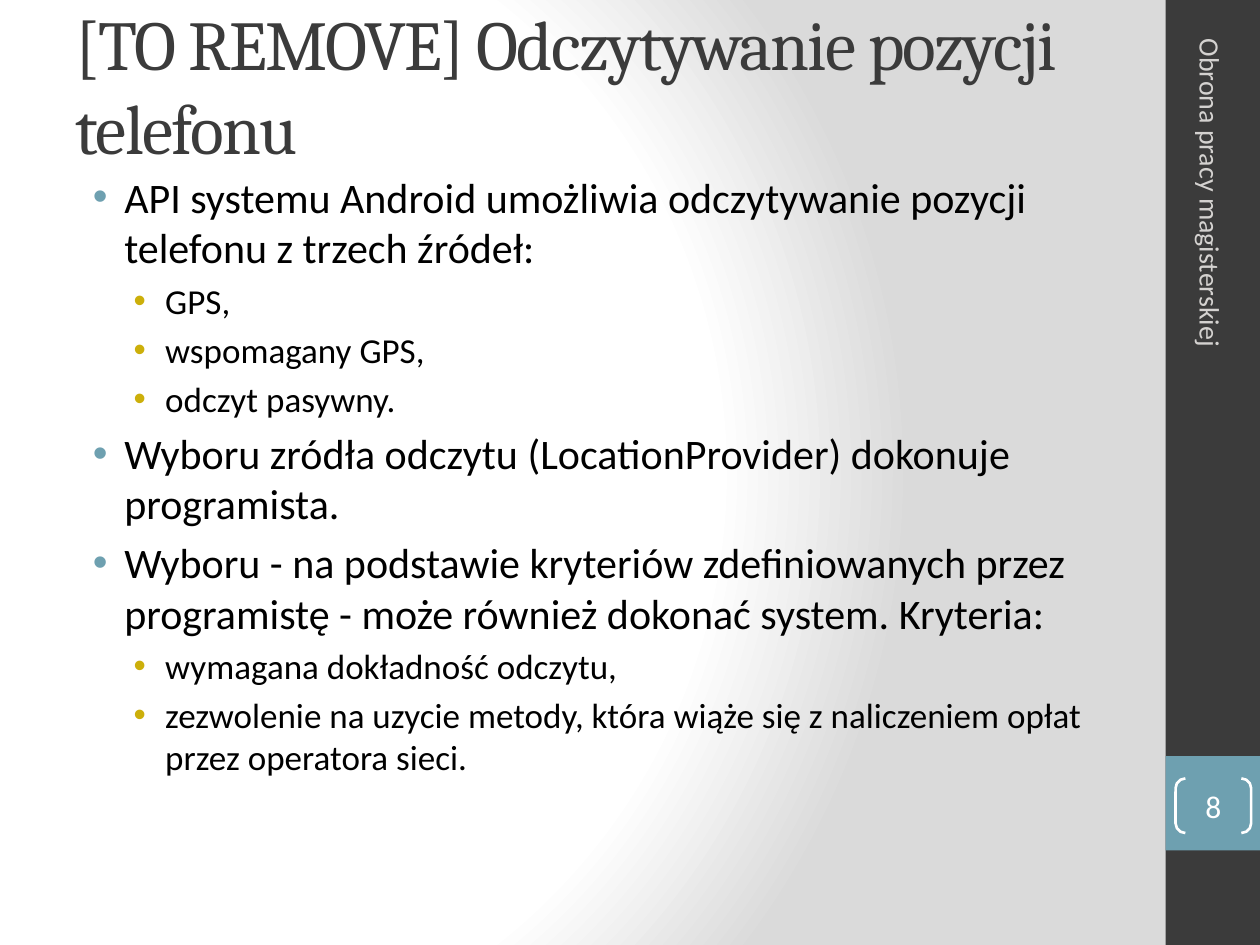
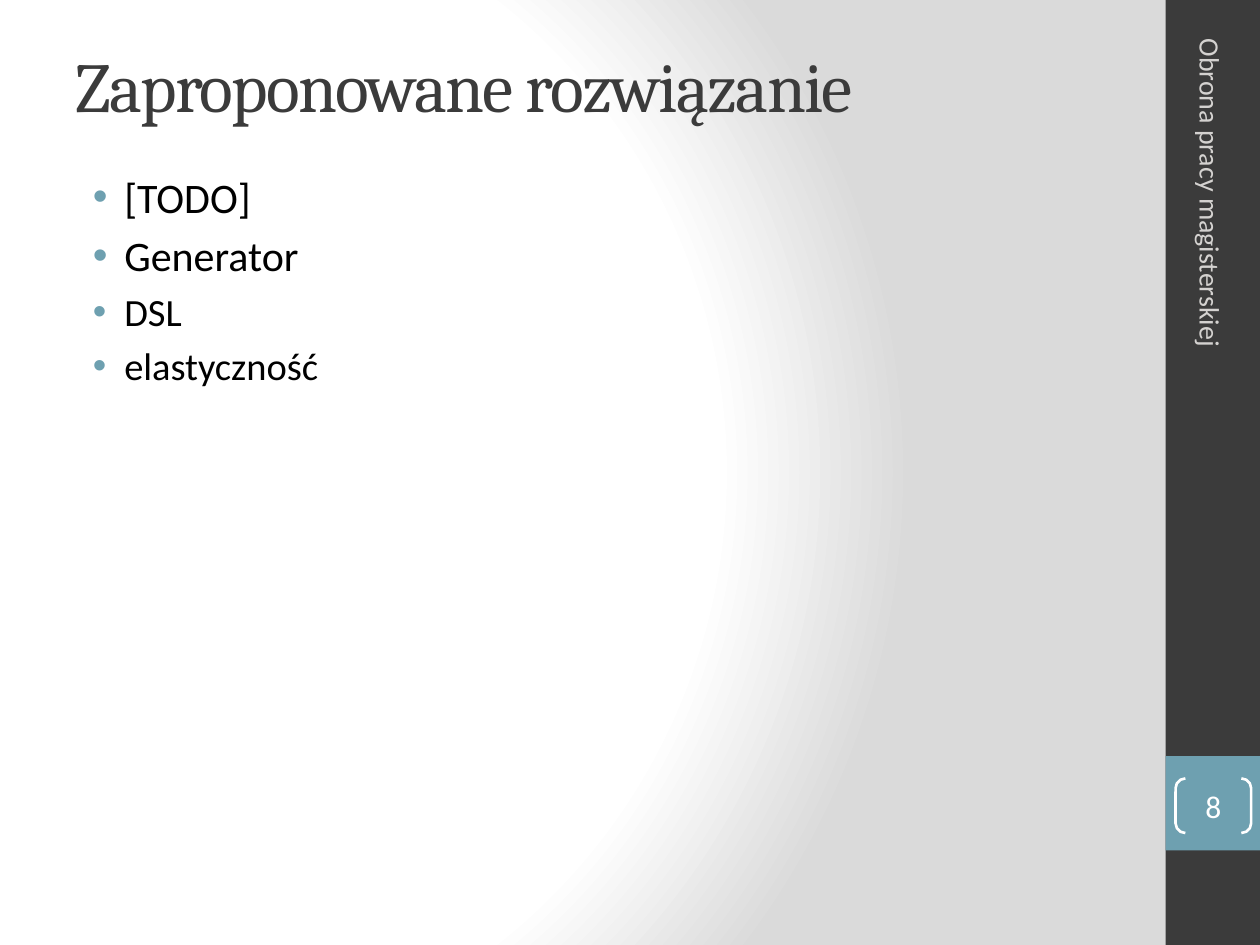
Before and after one commit to manisero/MasterThesis, a slide deck: slide 8 of thesis/presentation/presentation.pptx. Drawn at 1260x945 pixels with LibreOffice and Linux fonts; fonts in the diff are those of the drawing. Boxes give left, top, right and bottom in pixels: in the first picture for what was removed or moved away, otherwise in the second. Text is boxed around its words. In the diff, an @@ line names an element or a change of style, - is before the commit and + after.

Commit message:
Presentation

```diff
--- a/thesis/presentation/presentation.pptx
+++ b/thesis/presentation/presentation.pptx
@@ title at (76,65,852,127): text changed @@
-[TO REMOVE] Odczytywanie pozycji telefonu
+Zaproponowane rozwiązanie
@@ text at (124,182,318,387): text changed @@
-• API systemu Android umożliwia odczytywanie pozycji telefonu z trzech źródeł:
-  • GPS,
-  • wspomagany GPS,
-  • odczyt pasywny.
-• Wyboru zródła odczytu (LocationProvider) dokonuje programista.
-• Wyboru - na podstawie kryteriów zdefiniowanych przez programistę - może również dokonać system. Kryteria:
-  • wymagana dokładność odczytu,
-  • zezwolenie na uzycie metody, która wiąże się z naliczeniem opłat przez operatora sieci.
+• [TODO]
+• Generator
+• DSL
+• elastyczność
```
Also in this commit, not shown: 3 other slides changed, 1 slide added.
